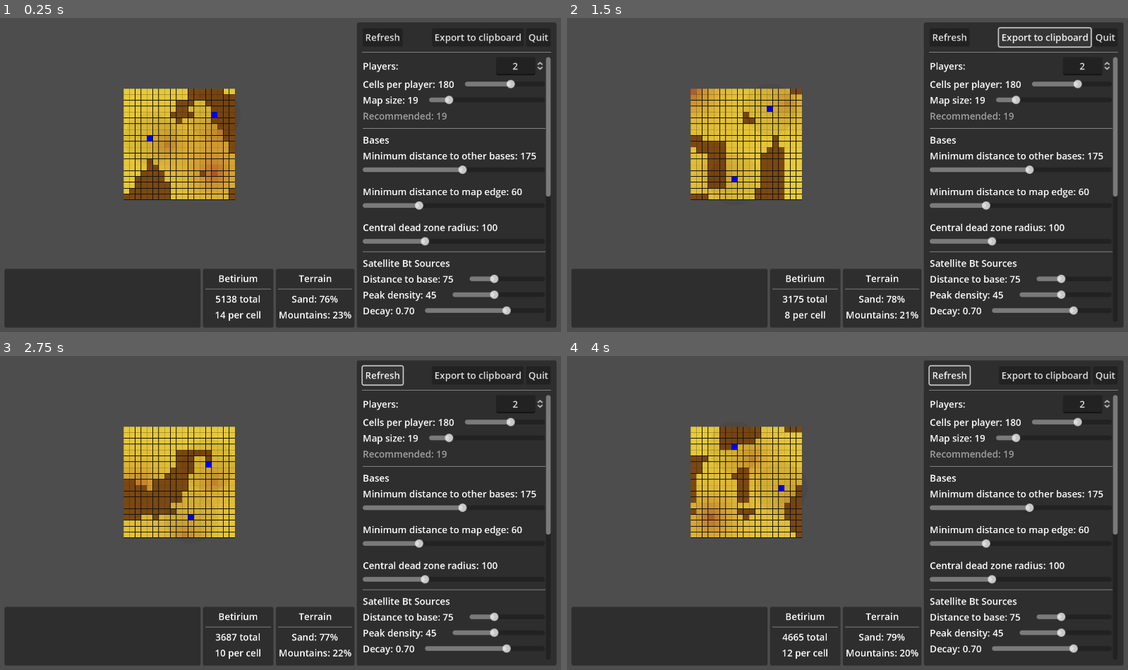
Above: before the commit, frames 1-4 (two rows, left to right).
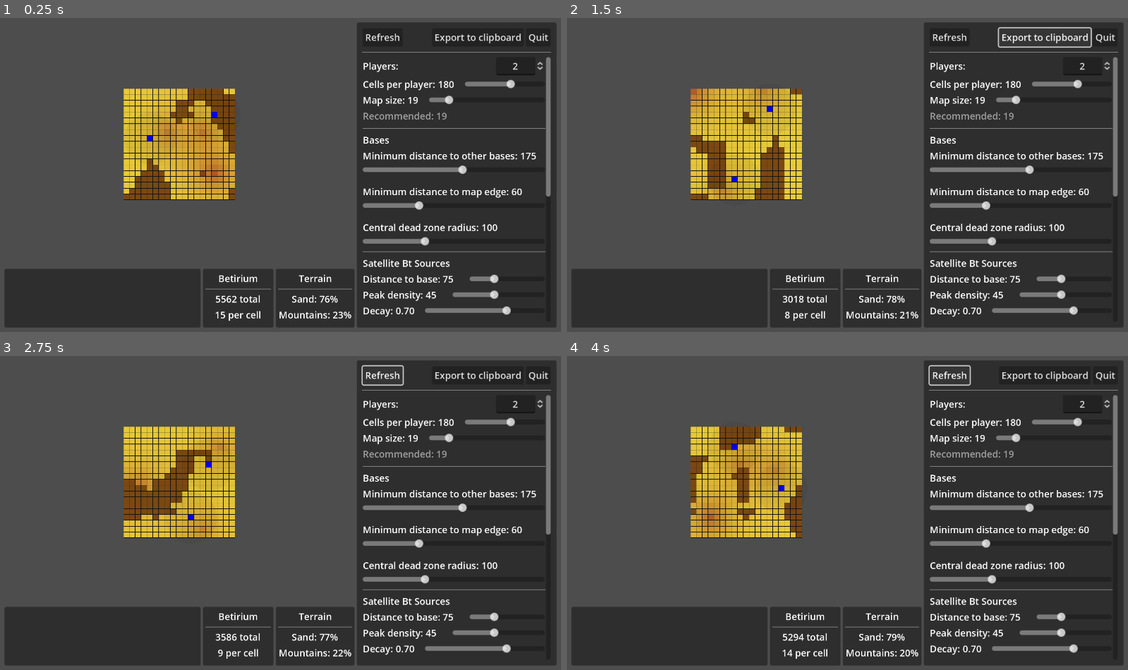
Above: after the commit, the same moments.

Repository: wadcom/kisarra-mapgen
Game: Godot game, scene res://main.tscn
Two runs of this game, one before a commit and one after it. Both use one fixed random seed, a clock stepped at 60 frames per second and the inputs below.
Inputs:
- Up to frame 1 (0.25 s): no input
- Up to frame 2 (1.5 s): click "Refresh" at 0.5 s; click "Export to clipboard" at 1.25 s
- Up to frame 3 (2.75 s): click "Refresh" at 2 s
- Up to frame 4 (4 s): click "Export to clipboard" at 2.75 s; click "Refresh" at 3.5 s

The runs differ from the first frame. In frame 1, 0.2% of the frame differs, in the area x 29-43%, y 33-96%; in frame 2, 0.3%; in frame 3, 0.5%, in the area x 31-47%, y 24-97%; in frame 4, 0.2%.

Commit message:
Extract _pick_satellite_bt_sources_positions()

Diff:
--- a/map_area/map_area.gd
+++ b/map_area/map_area.gd
@@ -247,11 +247,11 @@
 	return bt_sources
 
 
-func _pick_satellite_bt_sources(params, base_positions):
+func _pick_satellite_bt_sources_positions(params, base_positions):
 	var satellite_bt_radius = \
 		params.betirium.satellite_sources.distance_to_base / _globals.CELL_SIDE_KMS
 
-	var bt_sources = []
+	var positions = []
 
 	for base_pos in base_positions:
 		var available_cxys = {}
@@ -278,10 +278,20 @@
 		var cxys = available_cxys.keys()
 		cxys.shuffle()
 
+		positions.append(Vector2(int(cxys[0] / 1000.0), int(cxys[0]) % 1000))
+
+	return positions
+
+
+func _pick_satellite_bt_sources(params, base_positions):
+	var positions = _pick_satellite_bt_sources_positions(params, base_positions)
+
+	var bt_sources = []
+	for p in positions:
 		bt_sources.append(
 			{
 				decay_factor = params.betirium.satellite_sources.decay,
-				position = Vector2(int(cxys[0] / 1000.0), int(cxys[0]) % 1000),
+				position = p,
 				peak_density = params.betirium.satellite_sources.peak_density,
 			},
 		)
